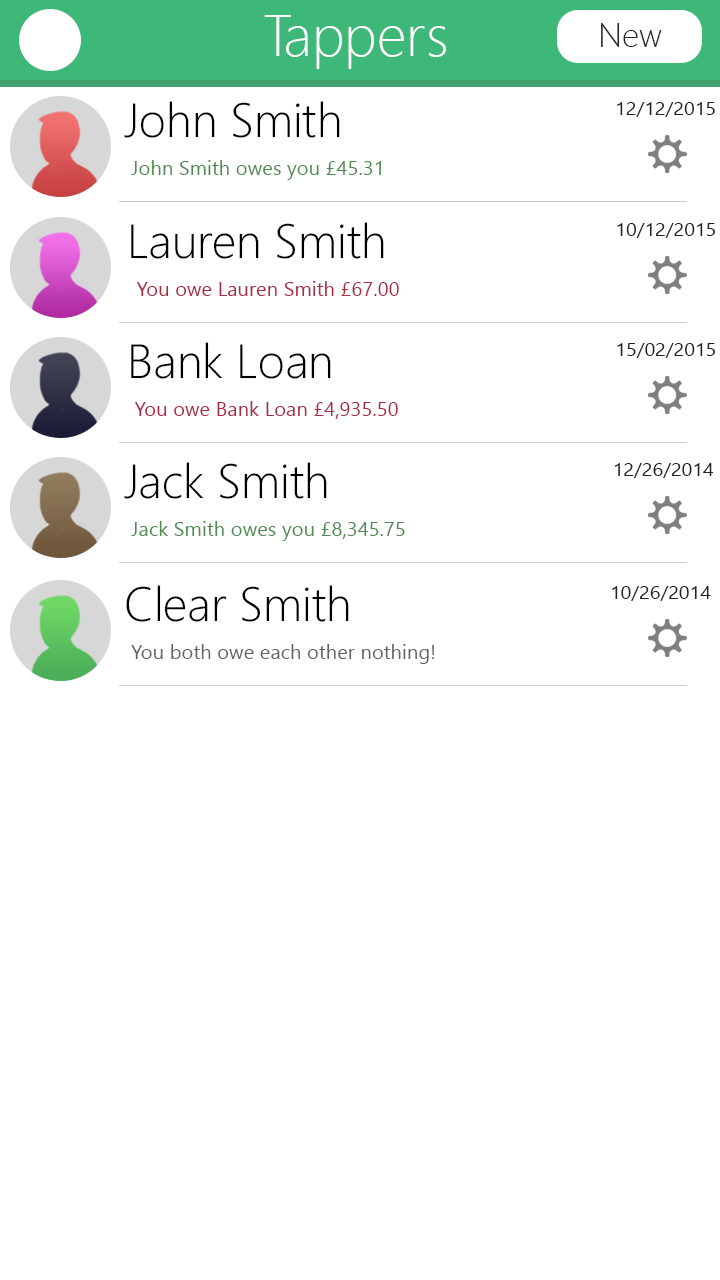
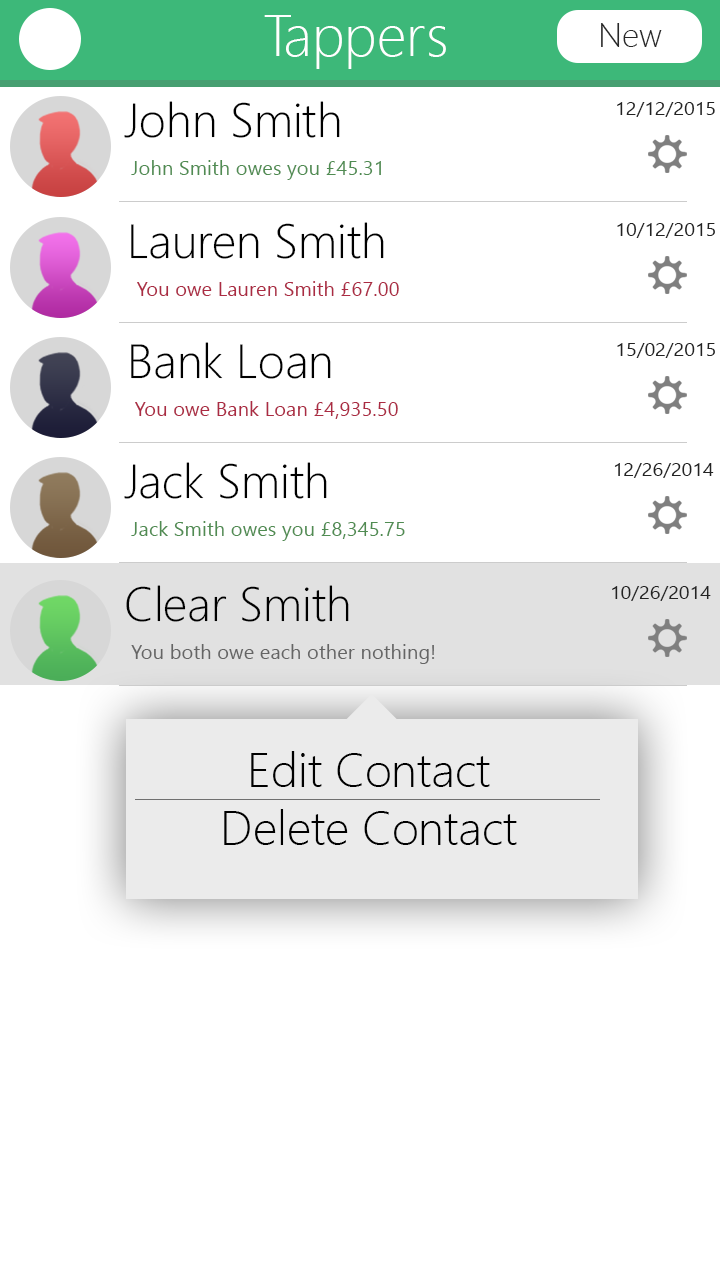
Layered file, before and after one edit (720x1280). Changes by layer:
added layer "Rectangle 3" above "Shape 2" over [346, 694, 398, 746]
added layer "Shape 2" above "Edit Contact Delete Contact" over [135, 799, 600, 800]
added layer "Edit Contact Delete Contact" above "Rectangle 2" over [224, 751, 517, 845]
added layer "Rectangle 2" above "Rectangle 1" over [126, 719, 638, 899]
added layer "Rectangle 1" above "Ellipse 1" over [0, 563, 720, 685]
painted on "Ellipse 1" over [19, 8, 81, 71]
